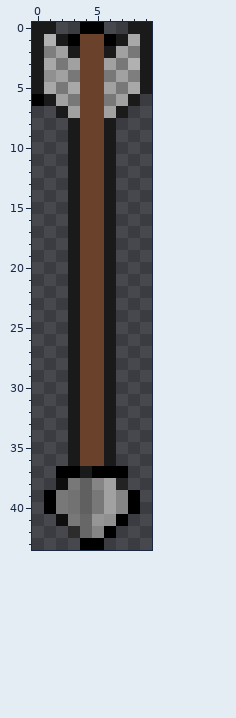
Two states of a pixel-art sprite, data/module/historical/sprite/effect/arrow/normal.png. Above: the version before the commit.
The file is 10x44 pixels. Colours within 5 levels of each other are drawn and written as one.
After:
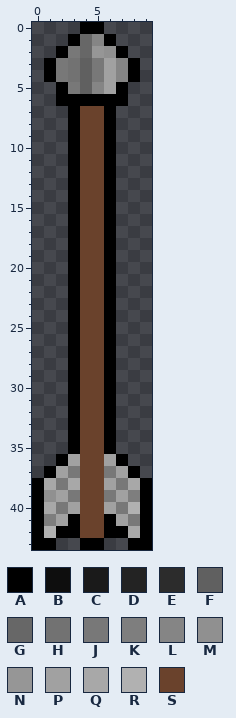
Palette (. is transparent): A #000000  B #0e0e0e  C #1a1a1a  D #232323  E #2c2c2c  F #606060  G #676767  H #727272  J #787878  K #7e7e7e  L #858585  M #909090  N #969696  P #a1a1a1  Q #a8a8a8  R #b1b1b1  S #6a422c
Change:
@@ x 0..9 @@
- 0 CC..AA..CC
- 1 CRCASSACQC
- 2 CKPCSSCPJC
- 3 CQJPSSPJRC
- 4 CMPJSSJPKC
- 5 CQJQSSPJQC
- 6 ACPJSSJPC.
- 7 ..CPSSPC..
- 8 ...CSSC...
- 9 ...CSSC...
-10 ...CSSC...
-11 ...CSSC...
-12 ...CSSC...
-13 ...CSSC...
-14 ...CSSC...
-15 ...CSSC...
-16 ...CSSC...
-17 ...CSSC...
-18 ...CSSC...
-19 ...CSSC...
-20 ...CSSC...
-21 ...CSSC...
-22 ...CSSC...
-23 ...CSSC...
-24 ...CSSC...
-25 ...CSSC...
-26 ...CSSC...
-27 ...CSSC...
-28 ...CSSC...
-29 ...CSSC...
-30 ...CSSC...
-31 ...CSSC...
-32 ...CSSC...
-33 ...CSSC...
-34 ...CSSC...
-35 ...CSSC...
-36 ...CSSC...
-37 ..AACAAA..
-38 ..BJFLPD..
-39 .AJHFJPLA.
-40 .AJHFJPLA.
-41 ..BJGNMA..
-42 ...EGLA...
-43 ....AA....
+ 0 ....AA....
+ 1 ...AGLA...
+ 2 ..AJGNMA..
+ 3 .AJHFJPLA.
+ 4 .AJHFJPLA.
+ 5 ..AJFLPA..
+ 6 ..AAAAAA..
+ 7 ...ASSA...
+ 8 ...ASSA...
+ 9 ...ASSA...
+10 ...ASSA...
+11 ...ASSA...
+12 ...ASSA...
+13 ...ASSA...
+14 ...ASSA...
+15 ...ASSA...
+16 ...ASSA...
+17 ...ASSA...
+18 ...ASSA...
+19 ...ASSA...
+20 ...ASSA...
+21 ...ASSA...
+22 ...ASSA...
+23 ...ASSA...
+24 ...ASSA...
+25 ...ASSA...
+26 ...ASSA...
+27 ...ASSA...
+28 ...ASSA...
+29 ...ASSA...
+30 ...ASSA...
+31 ...ASSA...
+32 ...ASSA...
+33 ...ASSA...
+34 ...ASSA...
+35 ...ASSA...
+36 ..APSSPA..
+37 .APJSSJPA.
+38 AQJQSSPJQA
+39 AMPJSSJPKA
+40 AQJPSSPJRA
+41 AKPASSAPJA
+42 ARAASSAAQA
+43 AA..AA..AA
